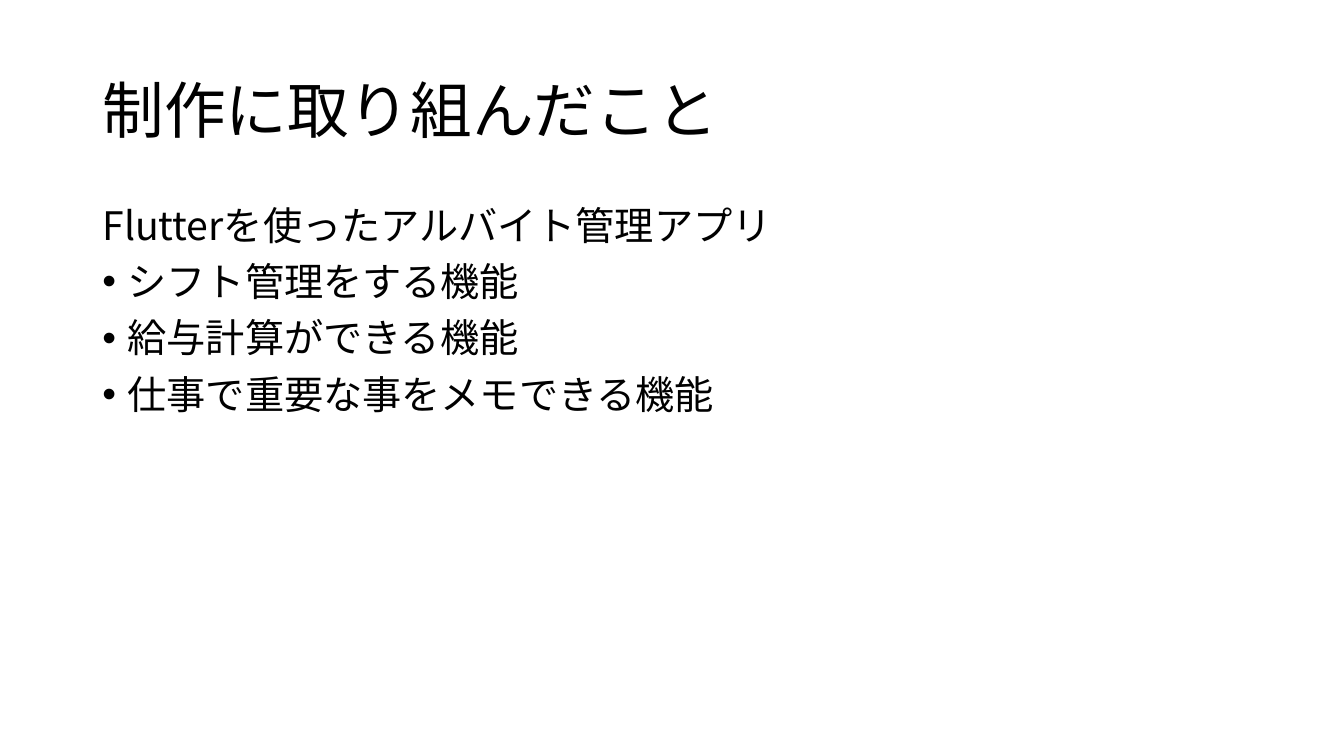
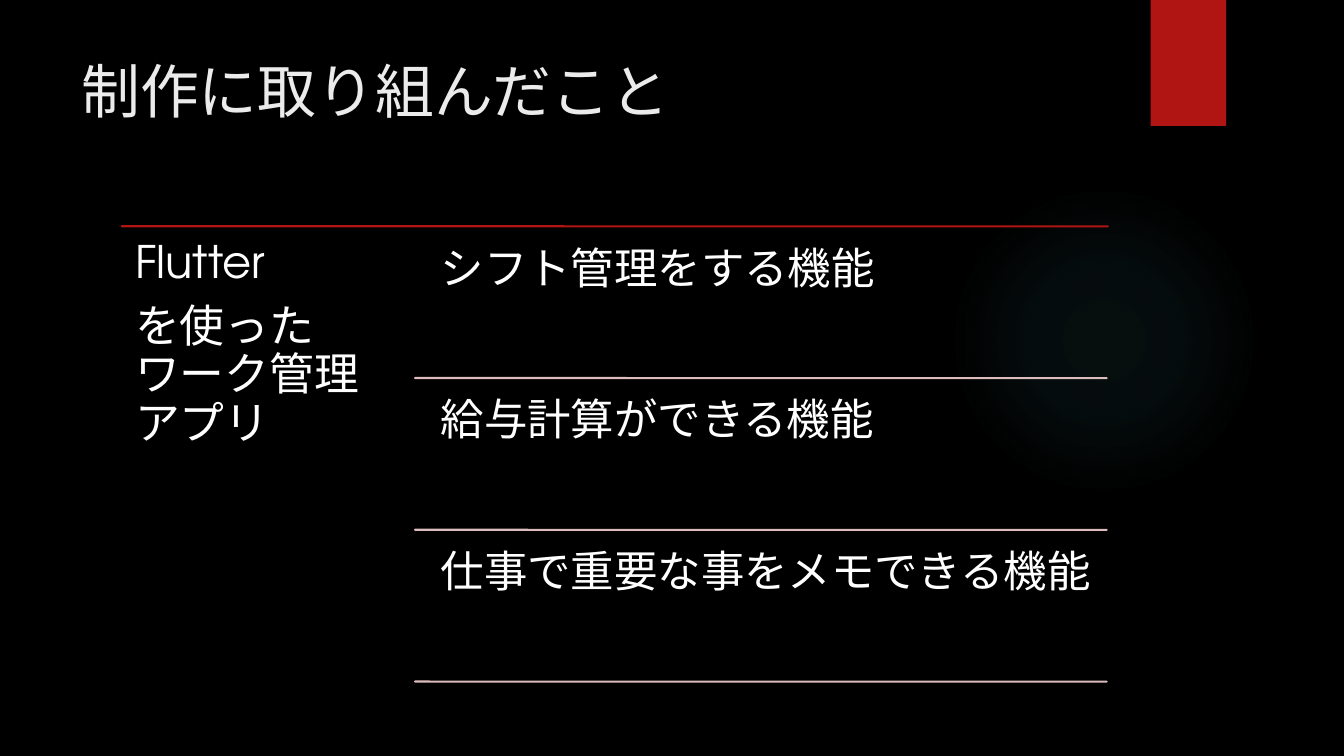
Before and after one commit to murakamiryota0908/flutterMock, a slide deck: slide 2 of プラットフォーム開発プレゼンテーション資料.pptx. Drawn at 1344x756 pixels with LibreOffice and Linux fonts; fonts in the diff are those of the drawing; background and template pictures are left out. Boxes give left, top, right and bottom in pixels: in the first picture for what was removed or moved away, otherwise in the second. Text is boxed around its words. In the diff, an @@ line names an element or a change of style, - is before the commit and + after.

```diff
--- a/プラットフォーム開発プレゼンテーション資料.pptx
+++ b/プラットフォーム開発プレゼンテーション資料.pptx
@@ background #FFFFFF to picture (left out) @@
@@ rectangle added at box(1150, 0, 1226, 126), fill #B01513 @@
@@ title "制作に取り組んだこと": place and size @@
-title "制作に取り組んだこと" at box(102, 81, 718, 138)
+title "制作に取り組んだこと" at box(81, 63, 669, 118)
@@ title "制作に取り組んだこと" at box(81, 63, 669, 118): size 44 to 42 pt, font Noto Sans CJK JP to TeX Gyre Adventor, text colour #000000 to #EBEBEB; line spacing 0.9 to 1; vertical alignment middle to top @@
@@ text removed at box(102, 207, 771, 413) @@
-Flutterを使ったアルバイト管理アプリ
-• シフト管理をする機能
-• 給与計算ができる機能
-• 仕事で重要な事をメモできる機能
@@ ellipse added at box(949, 185, 1259, 495), fill gradient #50B9C1 @@
@@ group added at box(122, 227, 1108, 682): 4 lines, 4 texts @@
+Flutter
+を使ったワーク管理アプリ
+シフト管理をする機能
+給与計算ができる機能
+仕事で重要な事をメモできる機能
```
Also in this commit, not shown: 5 other slides changed, 4 other files.
